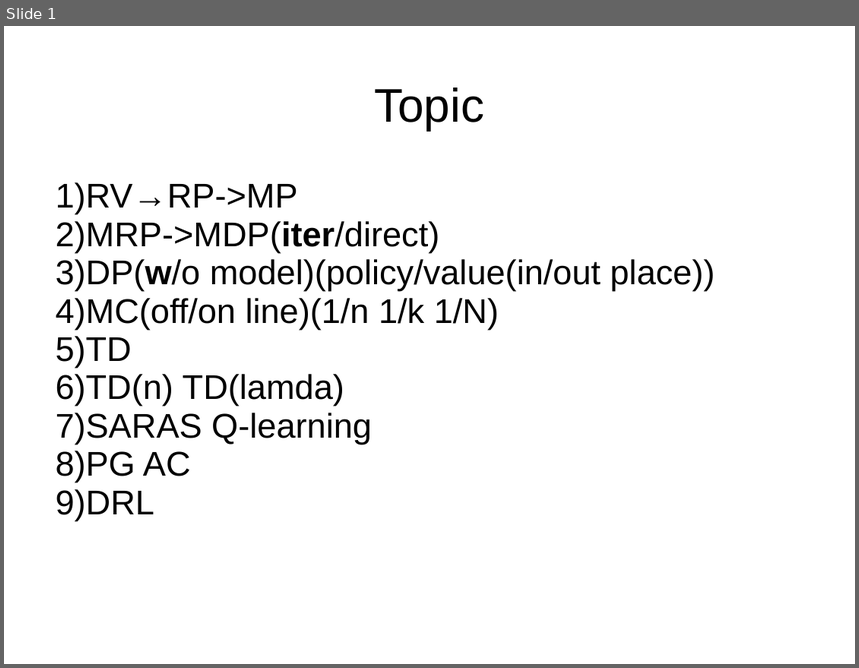
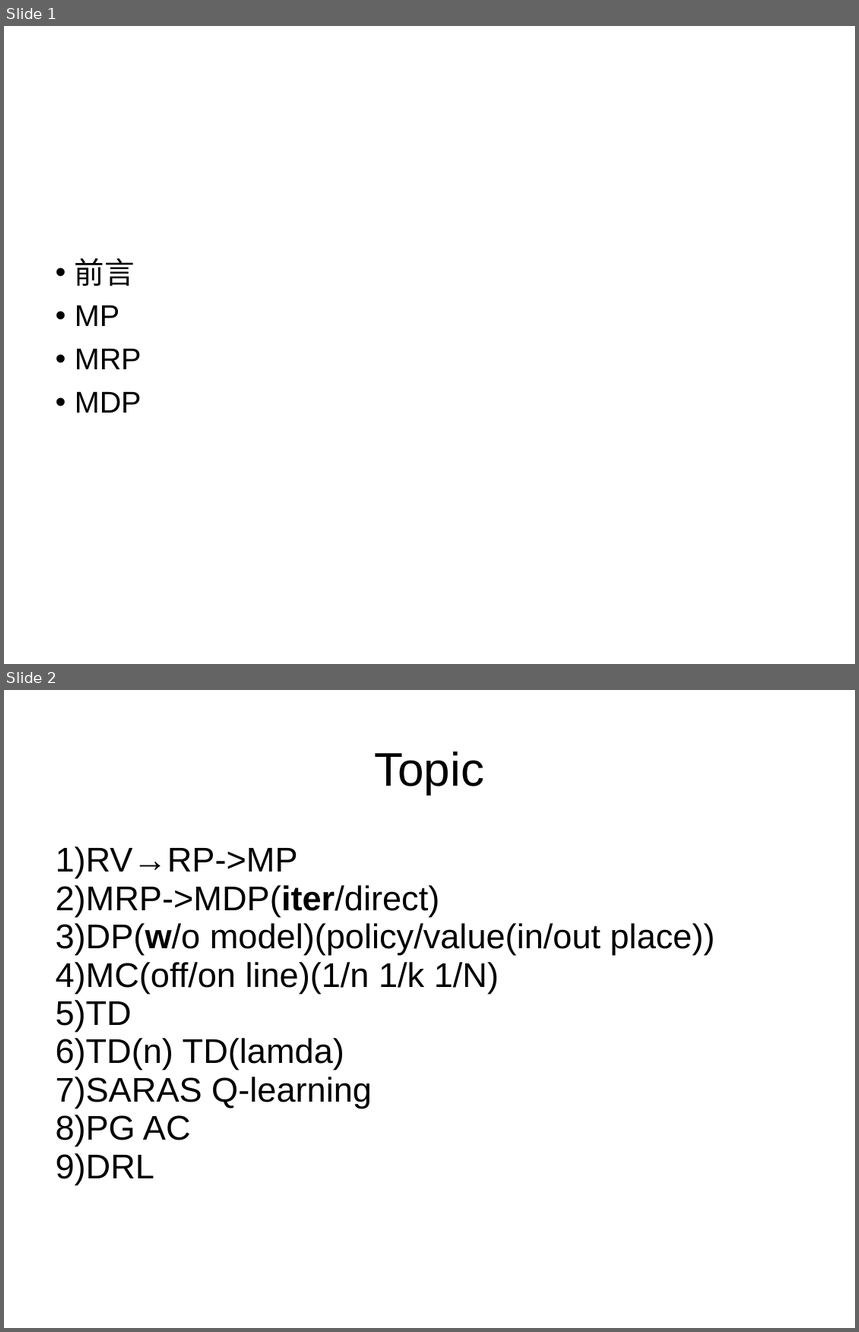
Before and after one commit to GarfieldF/RL_Course-slides_hw, a slide deck: DAY2/lecture2.pptx. Shown one above the other, each under a label of ours: slide 1 before the commit, slides 1 and 2 after it. The pictures are 859x668 and 859x1332 pixels, drawn with LibreOffice and Linux fonts; fonts in the diff are those of the drawing. Boxes give left, top, right and bottom in pixels: in the first picture for what was removed or moved away, otherwise in the second. Text is boxed around its words. In the diff, an @@ line names an element or a change of style, - is before the commit and + after.

```diff
--- a/DAY2/lecture2.pptx
+++ b/DAY2/lecture2.pptx
@@ slide 1 added at <box>4,26,855,664</box>, background #FFFFFF @@
@@ subtitle added at <box>75,258,142,413</box>, 28 pt, text #000000 @@
+• 前言
+• MP
+• MRP
+• MDP
@@ what was slide 1 is now slide 2 @@
```
Also in this commit, not shown: 2 slides changed, 45 other slides added, 3 other files.
